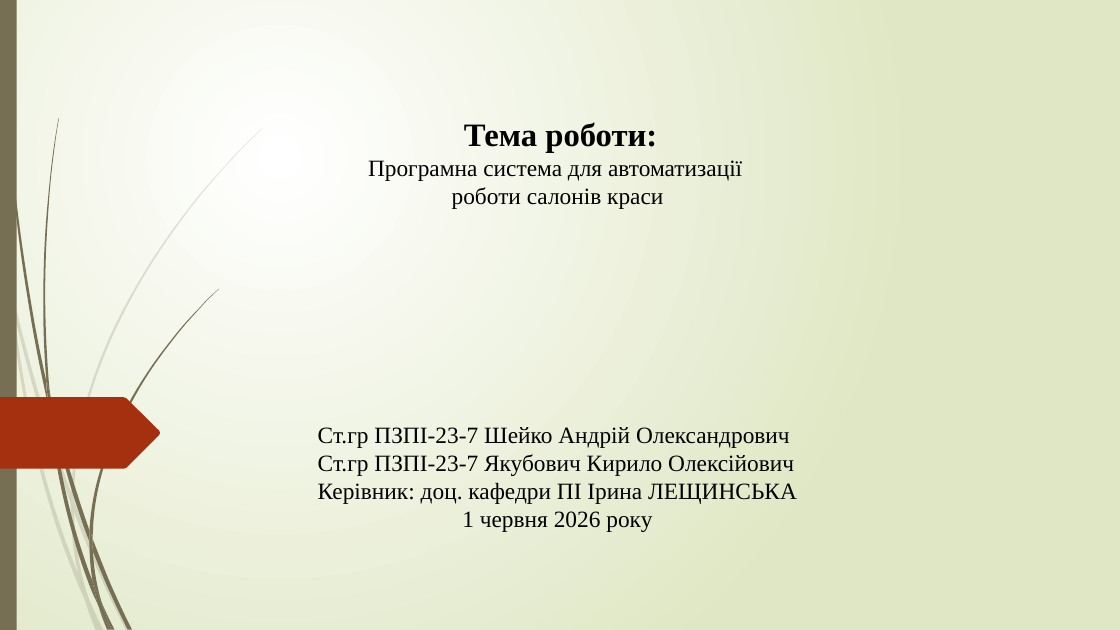
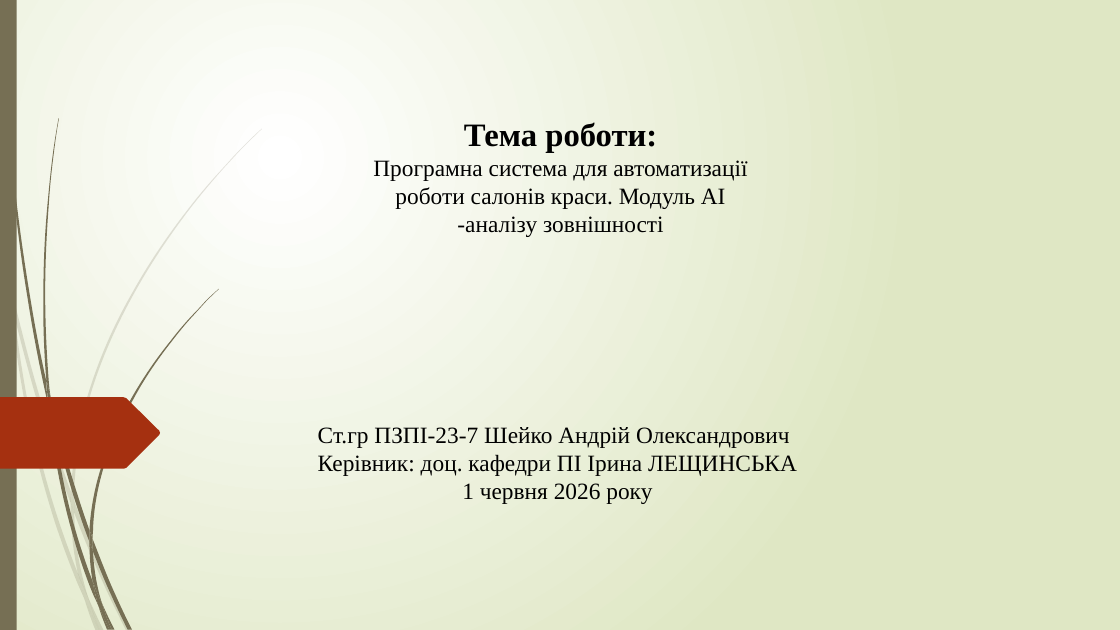
Before and after one commit to NureSheikoAndrii/2026_kkp-project, a slide deck: slide 1 of 2026_Б_ПІ_ПЗПІ-23-7_Шейко_А_О.pptx. Drawn at 1120x630 pixels with LibreOffice and Linux fonts; fonts in the diff are those of the drawing. Boxes give left, top, right and bottom in pixels: in the first picture for what was removed or moved away, otherwise in the second. Text is boxed around its words. In the diff, an @@ line names an element or a change of style, - is before the commit and + after.

```diff
--- a/2026_Б_ПІ_ПЗПІ-23-7_Шейко_А_О.pptx
+++ b/2026_Б_ПІ_ПЗПІ-23-7_Шейко_А_О.pptx
@@ text at box(373, 160, 747, 237): text changed @@
-Програмна система для автоматизації
-роботи салонів краси
+Програмна система для автоматизації роботи салонів краси. Модуль AI -аналізу зовнішності
@@ text at box(318, 454, 794, 476): paragraph removed @@
-Ст.гр ПЗПІ-23-7 Якубович Кирило Олексійович
```
Also in this commit, not shown: 3 other slides changed.
